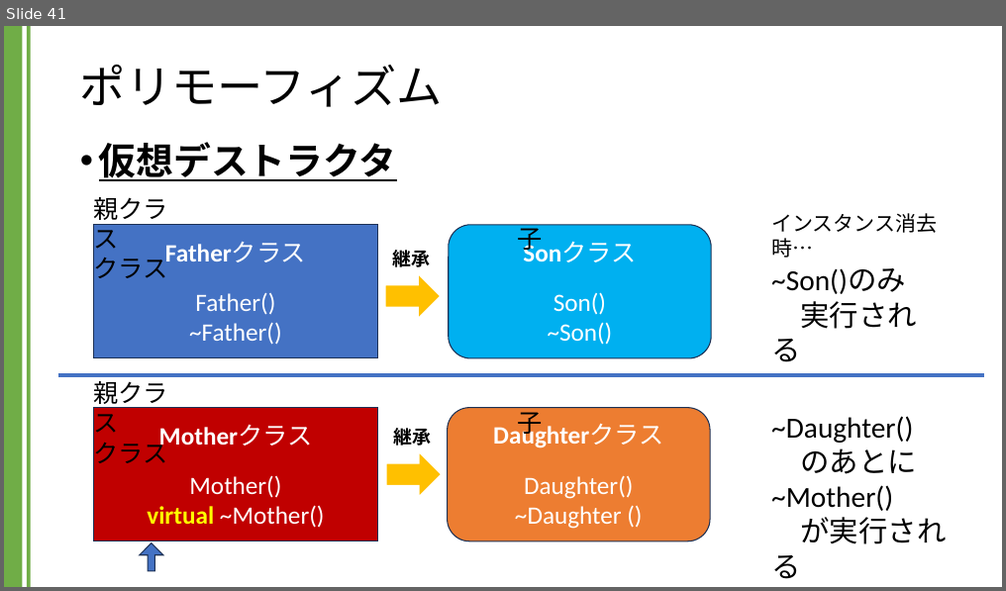
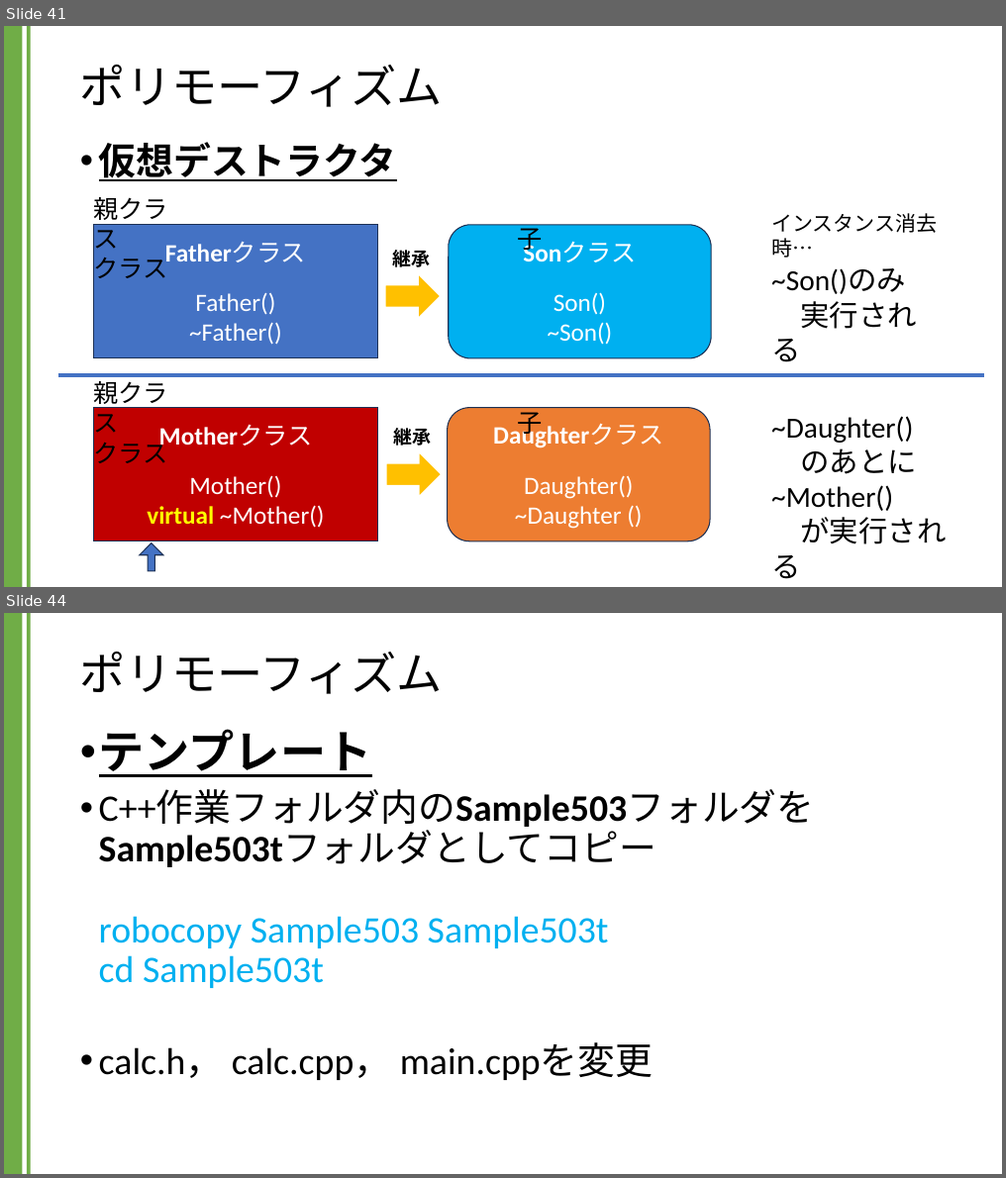
Before and after one commit to kic-murata/cpp2024, a slide deck: 授業資料/講義資料：継承とポリモーフィズム.pptx. Shown one above the other, each under a label of ours: slide 41 before the commit, slides 41 and 44 after it; the slides between them are not shown. The pictures are 1006x591 and 1006x1178 pixels, drawn with LibreOffice and Linux fonts; fonts in the diff are those of the drawing. Boxes give left, top, right and bottom in pixels: in the first picture for what was removed or moved away, otherwise in the second. Text is boxed around its words. In the diff, an @@ line names an element or a change of style, - is before the commit and + after.

```diff
--- a/授業資料/講義資料：継承とポリモーフィズム.pptx
+++ b/授業資料/講義資料：継承とポリモーフィズム.pptx
@@ slide 44 added at <box>4,613,1002,1174</box>, background #FFFFFF; not listed: 2 template elements that a slide beside it also shows @@
@@ title added at <box>80,652,443,694</box>, 44 pt, text #000000 @@
+ポリモーフィズム
@@ text added at <box>99,729,815,1080</box>, 36 pt, text #000000 @@
+• テンプレート
+• C++作業フォルダ内のSample503フォルダをSample503tフォルダとしてコピー
+  robocopy Sample503 Sample503t
+  cd Sample503t
+• calc.h， calc.cpp， main.cppを変更
```
Also in this commit, not shown: 1 slide changed, 9 other slides added.
